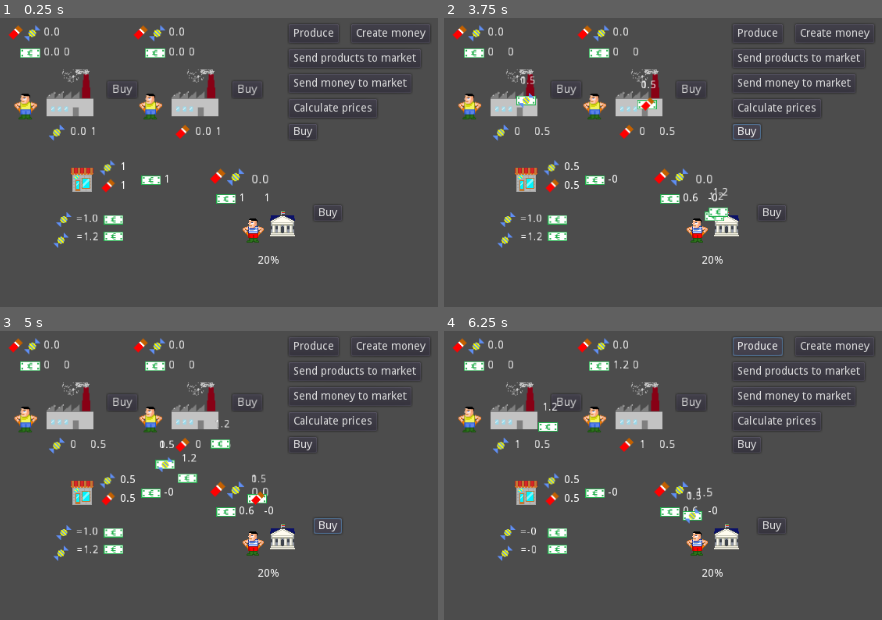
Above: before the commit, frames 1-4 (two rows, left to right).
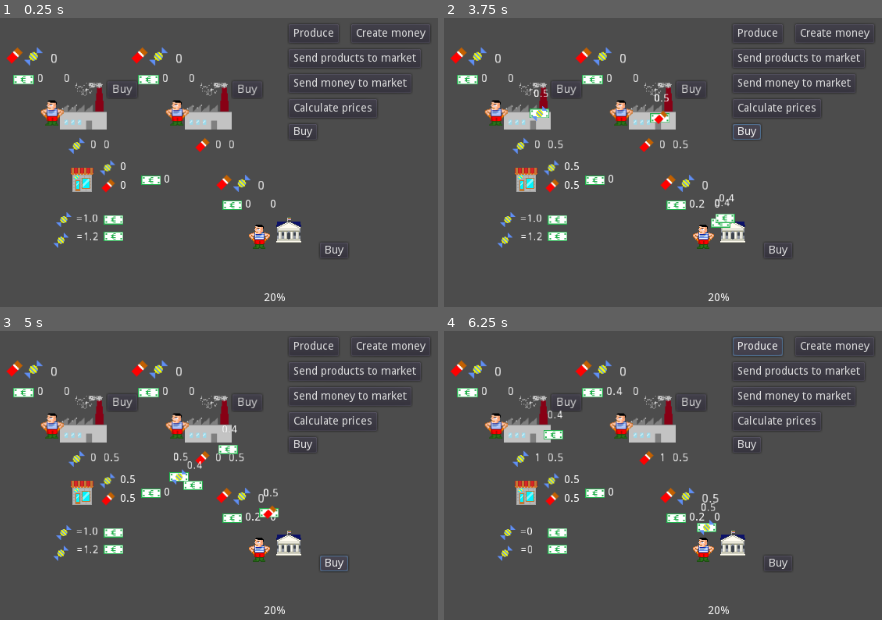
Above: after the commit, the same moments.

Repository: carlostgit/Fiat
Game: Godot game, scene res://Fiat.tscn
Two runs of this game, one before a commit and one after it. Both use one fixed random seed, a clock stepped at 60 frames per second and the inputs below.
Inputs:
- Up to frame 1 (0.25 s): no input
- Up to frame 2 (3.75 s): click "Produce" at 0.5 s; click "Create money" at 1.25 s; click "Send products to market" at 2 s; click "Send money to market" at 2.75 s; click "Buy" at 3.5 s
- Up to frame 3 (5 s): click "Buy" at 4.25 s
- Up to frame 4 (6.25 s): click "Calculate prices" at 5 s; click "Produce" at 5.75 s

The runs differ from the first frame. In frame 1, 8.3% of the frame differs, in the area x 1-79%, y 2-98%; in frame 2, 8.8%; in frame 3, 9.7%, in the area x 1-80%, y 2-98%; in frame 4, 9.0%.

Commit message:
Agrupo caso todo el código de Government y Factory en el script y escena Consumer

Diff:
--- /dev/null
+++ b/Consumer.gd
@@ -0,0 +1,145 @@
+extends Sprite
+
+
+# Declare member variables here. Examples:
+# var a = 2
+# var b = "text"
+
+export(String) var _produced_product_type = "Candy"
+export(Texture) var _product_texture = preload("res://candy_small.png")
+export(String) var _demanded_product_type = "Chocolate"
+
+export(NodePath) var _shop_node_path = "res://Shop.gd"
+export(NodePath) var _government_node_path = "res://Government.gd"
+
+export(float) var _production_rate = 1
+
+var _owned_money:float = 0
+var _money_in_market:float = 0
+var _consumed_products:float = 0
+
+var _owned_products:float = 0
+var _products_in_market:float = 0
+
+
+var _shop:Node = null
+var _government:Node = null
+
+# Called when the node enters the scene tree for the first time.
+func _ready():
+
+	_shop = get_node(_shop_node_path)
+	_government = get_node(_government_node_path)
+
+	set_owned_money(self._owned_money)
+	set_owned_products(self._owned_products)
+	set_products_in_market(self._products_in_market)
+	set_money_in_market(self._money_in_market)
+	set_consumed_products(self._consumed_products)
+	$Product.set_texture(_product_texture)
+
+# Called every frame. 'delta' is the elapsed time since the previous frame.
+#func _process(delta):
+#	pass
+
+#func set_shop(shop_arg:Node):
+#	_shop = shop_arg
+#
+#func set_government(government_arg:Node):
+#	_government = government_arg
+
+func update_produced_product_texture():
+	$Product.set_texture(_product_texture)
+
+func produce():
+	produce_amount(_production_rate)
+
+####
+
+func set_owned_money(amount_arg:float):
+	_owned_money = amount_arg
+	$Bill/OwnedBills.set_text(str(_owned_money))
+
+func send_all_money_to_market():
+	send_money_to_market(_owned_money)
+
+func send_money_to_market(amount_arg:float):
+	var money_in_market:float = _money_in_market
+	var owned_money:float = _owned_money
+	set_money_in_market(money_in_market + amount_arg)
+	set_owned_money(owned_money - amount_arg)
+
+func set_money_in_market(amount_arg:float):
+	_money_in_market = amount_arg
+	$Bill/BillsInMarket.set_text(str(_money_in_market))
+	if (_shop!=null):
+		_shop.update_money_in_market()
+#	emit_signal("signal_money_in_market",_money_in_market,self)
+
+func remove_money_from_market(amount_arg:float):
+	set_money_in_market(_money_in_market-amount_arg)
+
+func get_money_in_market()->float:
+	return _money_in_market
+
+####
+
+func add_consumed_products(amount_arg:float):
+	set_consumed_products(_consumed_products + amount_arg)
+
+func set_consumed_products(amount_arg:float):
+	_consumed_products = amount_arg
+	$ConsumingProducts/OwnedChocolatesAndCandies.set_text(str(amount_arg))
+####
+
+func add_owned_money(amount_arg:float):
+	set_owned_money(self._owned_money + amount_arg)
+
+####
+
+func add_owned_products(amount_arg:float):
+	set_owned_products(_owned_products + amount_arg)
+
+func set_owned_products(amount_arg:float):
+	_owned_products = amount_arg
+	$Product/OwnedProduct.set_text(str(_owned_products))
+
+func produce_amount(amount_arg:float):
+	 set_owned_products(_owned_products+amount_arg)
+
+func empty_owned_products():
+	set_owned_products(0.0)
+
+func send_all_products_to_market():
+	send_products_to_market(_owned_products)
+
+func send_products_to_market(amount_arg:float):
+	set_products_in_market(_products_in_market + amount_arg)
+	set_owned_products(_owned_products - amount_arg)
+
+func get_products_in_market() -> float:
+	return _products_in_market
+
+func get_chocolates_in_market()->float:
+	if(self._produced_product_type=="Candy"):
+		return 0.0
+	else:
+		return get_products_in_market()
+
+func get_candies_in_market()->float:
+	if(self._produced_product_type=="Candy"):
+		return get_products_in_market()
+	else:
+		return 0.0
+
+func set_products_in_market(amount_arg:float):
+	_products_in_market = amount_arg
+	$Product/ProductsInMarket.set_text(str(_products_in_market))
+	if (_shop!=null):
+		if ("Candy"==_produced_product_type):
+			self._shop.update_candies_in_market()
+		else:
+			self._shop.update_chocolate_in_market()
+
+func remove_products_from_market(amount_arg:float):
+	set_products_in_market(_products_in_market-amount_arg)
--- /dev/null
+++ b/Consumer.tscn
@@ -0,0 +1,80 @@
+[gd_scene load_steps=7 format=2]
+
+[ext_resource path="res://bill.png" type="Texture" id=1]
+[ext_resource path="res://slacker_french.png" type="Texture" id=2]
+[ext_resource path="res://chocolate_candy.png" type="Texture" id=3]
+[ext_resource path="res://government.png" type="Texture" id=4]
+[ext_resource path="res://Consumer.gd" type="Script" id=5]
+[ext_resource path="res://candy_small.png" type="Texture" id=6]
+
+[node name="Consumer" type="Sprite"]
+position = Vector2( 16, 16 )
+texture = ExtResource( 4 )
+script = ExtResource( 5 )
+
+[node name="ConsumingProducts" type="Sprite" parent="."]
+position = Vector2( -72, -60 )
+scale = Vector2( 1.14286, 1.14286 )
+texture = ExtResource( 3 )
+
+[node name="OwnedChocolatesAndCandies" type="Label" parent="ConsumingProducts"]
+margin_left = 28.0
+margin_top = -3.5
+margin_right = 56.0
+margin_bottom = 10.5
+text = "0.0"
+__meta__ = {
+"_edit_use_anchors_": false
+}
+
+[node name="Bill" type="Sprite" parent="."]
+position = Vector2( -72, -32 )
+texture = ExtResource( 1 )
+
+[node name="OwnedBills" type="Label" parent="Bill"]
+margin_left = 16.0
+margin_top = -8.0
+margin_right = 40.0
+margin_bottom = 8.0
+text = "0.0"
+__meta__ = {
+"_edit_use_anchors_": false
+}
+
+[node name="BillsInMarket" type="Label" parent="Bill"]
+margin_left = 48.0
+margin_top = -8.0
+margin_right = 73.0
+margin_bottom = 6.0
+text = "-0.0"
+__meta__ = {
+"_edit_use_anchors_": false
+}
+
+[node name="Person" type="Sprite" parent="."]
+position = Vector2( -40, 8 )
+texture = ExtResource( 2 )
+
+[node name="Product" type="Sprite" parent="."]
+position = Vector2( -8, 48 )
+texture = ExtResource( 6 )
+
+[node name="OwnedProduct" type="Label" parent="Product"]
+margin_left = 16.0
+margin_top = -8.0
+margin_right = 40.0
+margin_bottom = 8.0
+text = "0"
+__meta__ = {
+"_edit_use_anchors_": false
+}
+
+[node name="ProductsInMarket" type="Label" parent="Product"]
+margin_left = 32.0
+margin_top = -8.0
+margin_right = 56.0
+margin_bottom = 8.0
+text = "-0"
+__meta__ = {
+"_edit_use_anchors_": false
+}
--- a/Factory.gd
+++ b/Factory.gd
@@ -1,212 +1,67 @@
-extends Sprite
+extends Node2D
 
 # Declare member variables here. Examples:
 # var a = 2
 # var b = "text"
 
-export(String) var _product_type = "Candy"
-export(Texture) var _product_texture
-export(NodePath) var _shop_node_path
+export(NodePath) var _shop_node_path = "res://Shop.gd"
+export(NodePath) var _government_node_path = "res://Government.gd"
 
-var _production_rate = 1
-
-var _owned_products:float = 0
-var _products_in_market:float = 1
-var _owned_money:float = 0
-var _money_in_market:float = 0
-var _consumed_products:float = 0
-
-var _shop:Node = null
-
-#signal signal_candies_in_market(amount, factory)
-#signal signal_chocolates_in_market(amount, factory)
-#signal signal_money_in_market(amount, factory)
-#signal signal_money_to_government(amount,factory)
-
-
-
-#var _product_price = 1
-#var _tax_rate = 0.2
+export(String) var _produced_product_type = "Candy"
+export(Texture) var _product_texture = preload("res://candy_small.png")
+export(String) var _demanded_product_type = "Chocolate"
 
 # Called when the node enters the scene tree for the first time.
 func _ready():
-	_shop = get_node(_shop_node_path)
-	set_products_in_market(self._products_in_market)
-	set_money_in_market(self._money_in_market)
-	$Product.set_texture(_product_texture)
 
-#	pass # Replace with function body.
+	$Consumer._produced_product_type = _produced_product_type
+	$Consumer._demanded_product_type = _demanded_product_type
+	$Consumer._product_texture = _product_texture
 
+	$Consumer._shop = get_node(_shop_node_path)
+	$Consumer._government = get_node(_government_node_path)
 
+#	$Consumer.set_shop(get_node(_shop_node_path))
+#	$Consumer.set_government(get_node(_government_node_path))
+#
+	$Consumer.update_produced_product_texture()
 # Called every frame. 'delta' is the elapsed time since the previous frame.
 #func _process(delta):
 #	pass
 
-####
-
-func produce():
-	produce_amount(_production_rate)
-
+func get_consumer() -> Node:
+	return $Consumer
 ####
 
 func buy():
 
-#	update_product_price()
-#	var products_in_market = _products_in_market
-#	var value_of_products_in_market = Globals._product_price*products_in_market
-#	var money_for_taxes_in_products_sold = value_of_products_in_market*Globals._tax_rate
-#	var money_obtained_from_products = value_of_products_in_market - money_for_taxes_in_products_sold
-#
-	var money_in_market = _money_in_market
-#	var money_for_taxes_in_products_bought = money_in_market*Globals._tax_rate
-#	var amount_of_product_money_can_buy = money_in_market/Globals._product_price
-##
-#	#todo: set money obtained from products
-#	add_owned_money(money_obtained_from_products)
-#	remove_products_from_market(_products_in_market)
-#
-#	add_consumed_products(amount_of_product_money_can_buy)
-#	remove_money_from_market(money_in_market)
-#	send_money_to_government(money_for_taxes_in_products_bought)
-#
+	var money_in_market = $Consumer._money_in_market
 
-#	var money_in_market:float = _money_in_market
-	if(self._product_type=="Candy"):
-		_shop.buy_chocolates(money_in_market,self)
+	if($Consumer._demanded_product_type=="Candy"):
+		$Consumer._shop.buy_candies(money_in_market,$Consumer)
 	else:
-		_shop.buy_candies(money_in_market,self)
-
+		$Consumer._shop.buy_chocolates(money_in_market,$Consumer)
 
 ####
 
 func get_total_value_in_market():
-	var value_of_products_in_market = Globals._product_price*_products_in_market
-	var total_value_in_market = value_of_products_in_market + _money_in_market
+	var value_of_products_in_market = Globals._product_price*$Consumer._products_in_market
+	var total_value_in_market = value_of_products_in_market + $Consumer._money_in_market
 	return total_value_in_market
 
 ####
 
-#func update_product_price():
-#	#TODO
-#	pass
-
-####
-
-func add_owned_products(amount_arg:float):
-	set_owned_products(_owned_products + amount_arg)
-
-func set_owned_products(amount_arg:float):
-	_owned_products = amount_arg
-	$Product/OwnedProduct.set_text(str(_owned_products))
-
-func produce_amount(amount_arg:float):
-	 set_owned_products(_owned_products+amount_arg)
-
-func empty_owned_products():
-	set_owned_products(0.0)
-####
-
-func send_all_products_to_market():
-	send_products_to_market(_owned_products)
-
-func send_products_to_market(amount_arg:float):
-	set_products_in_market(_products_in_market + amount_arg)
-	set_owned_products(_owned_products - amount_arg)
-
-func get_products_in_market() -> float:
-	return _products_in_market
-
-func get_chocolates_in_market()->float:
-	if(self._product_type=="Candy"):
-		return 0.0
-	else:
-		return get_products_in_market()
-
-func get_candies_in_market()->float:
-	if(self._product_type=="Candy"):
-		return get_products_in_market()
-	else:
-		return 0.0
-
-func set_products_in_market(amount_arg:float):
-	_products_in_market = amount_arg
-	$Product/ProductsInMarket.set_text(str(_products_in_market))
-	if ("Candy"==_product_type):
-		self._shop.update_candies_in_market()
-#		emit_signal("signal_candies_in_market",_products_in_market,self)
-	else:
-		self._shop.update_chocolate_in_market()
-#		emit_signal("signal_chocolates_in_market",_products_in_market,self)
-#func empty_products_in_market():
-#	set_products_in_market(0.0)
-
-func remove_products_from_market(amount_arg:float):
-	set_products_in_market(_products_in_market-amount_arg)
-####
-
-func send_all_money_to_market():
-	send_money_to_market(_owned_money)
-
-func send_money_to_market(amount_arg:float):
-	var money_in_market:float = _money_in_market
-	var owned_money:float = _owned_money
-	set_money_in_market(money_in_market + amount_arg)
-	set_owned_money(owned_money - amount_arg)
-
-func set_money_in_market(amount_arg:float):
-	_money_in_market = amount_arg
-	$Bill/BillsInMarket.set_text(str(_money_in_market))
-	self._shop.update_money_in_market()
-#	emit_signal("signal_money_in_market",_money_in_market,self)
-
-func remove_money_from_market(amount_arg:float):
-	set_money_in_market(_money_in_market-amount_arg)
-
-func empty_money_in_market():
-	set_products_in_market(0.0)
-
-func get_money_in_market()->float:
-	return _money_in_market
-####
-
-
-func add_owned_money(amount_arg:float):
-	set_owned_money(_owned_money + amount_arg)
-
-func set_owned_money(amount_arg:float):
-	_owned_money = amount_arg
-	$Bill/OwnedBills.set_text(str(_owned_money))
-
-####
-
-#func send_money_to_government(amount_arg:float):
-##	emit_signal("signal_money_to_government",amount_arg,self)
-##	_shop.send_money_to_government(amount_arg)
-#	_shop.transfer_money(amount_arg,self,self._government)
-
-####
-
-func add_consumed_products(amount_arg:float):
-	set_consumed_products(_consumed_products + amount_arg)
-
-func set_consumed_products(amount_arg:float):
-	_consumed_products = amount_arg
-	$ConsumingProduct/OwnedChocolatesAndCandies.set_text(str(amount_arg))
-
-####
-
 func _on_ProduceButton_pressed():
-	produce()
+	$Consumer.produce()
 #	pass # Replace with function body.
 
 func _on_SendProductsToMarketButton_pressed():
-	send_all_products_to_market()
+	$Consumer.send_all_products_to_market()
 #	pass # Replace with function body.
 
 func _on_SendMoneyToMarketButton_pressed():
-	send_all_money_to_market()
+	$Consumer.send_all_money_to_market()
 #	pass # Replace with function body.
 
 func _on_BuyButton_pressed():
 	buy()
-#	pass # Replace with function body.
--- a/Factory.tscn
+++ b/Factory.tscn
@@ -1,84 +1,13 @@
-[gd_scene load_steps=7 format=2]
+[gd_scene load_steps=4 format=2]
 
-[ext_resource path="res://bill.png" type="Texture" id=1]
+[ext_resource path="res://Consumer.tscn" type="PackedScene" id=1]
 [ext_resource path="res://factory.png" type="Texture" id=2]
-[ext_resource path="res://Slacker.png" type="Texture" id=3]
-[ext_resource path="res://chocolate_candy.png" type="Texture" id=4]
-[ext_resource path="res://candy_small.png" type="Texture" id=5]
 [ext_resource path="res://Factory.gd" type="Script" id=6]
 
-[node name="Factory" type="Sprite"]
+[node name="Factory" type="Node2D"]
 position = Vector2( 161.75, 97.75 )
 scale = Vector2( 1.0614, 1.0614 )
-texture = ExtResource( 2 )
 script = ExtResource( 6 )
-_product_texture = ExtResource( 5 )
-
-[node name="ConsumingProduct" type="Sprite" parent="."]
-position = Vector2( -56, -72 )
-texture = ExtResource( 4 )
-
-[node name="OwnedChocolatesAndCandies" type="Label" parent="ConsumingProduct"]
-margin_left = 24.0
-margin_top = -8.0
-margin_right = 51.0
-margin_bottom = 6.0
-text = "0.0"
-__meta__ = {
-"_edit_use_anchors_": false
-}
-
-[node name="Bill" type="Sprite" parent="."]
-position = Vector2( -48, -48 )
-texture = ExtResource( 1 )
-
-[node name="OwnedBills" type="Label" parent="Bill"]
-margin_left = 16.0
-margin_top = -8.0
-margin_right = 43.0
-margin_bottom = 6.0
-text = "0.0"
-__meta__ = {
-"_edit_use_anchors_": false
-}
-
-[node name="BillsInMarket" type="Label" parent="Bill"]
-margin_left = 40.0
-margin_top = -8.0
-margin_right = 67.0
-margin_bottom = 6.0
-text = "-0.0"
-__meta__ = {
-"_edit_use_anchors_": false
-}
-
-[node name="Worker" type="Sprite" parent="."]
-position = Vector2( -56, 16 )
-texture = ExtResource( 3 )
-
-[node name="Product" type="Sprite" parent="."]
-position = Vector2( -16, 48 )
-texture = ExtResource( 5 )
-
-[node name="OwnedProduct" type="Label" parent="Product"]
-margin_left = 16.0
-margin_top = -8.0
-margin_right = 42.0
-margin_bottom = 11.0
-text = "0.0"
-__meta__ = {
-"_edit_use_anchors_": false
-}
-
-[node name="ProductsInMarket" type="Label" parent="Product"]
-margin_left = 40.0
-margin_top = -8.0
-margin_right = 66.0
-margin_bottom = 11.0
-text = "-0.0"
-__meta__ = {
-"_edit_use_anchors_": false
-}
 
 [node name="BuyButton" type="Button" parent="."]
 margin_left = 45.0
@@ -89,4 +18,7 @@
 __meta__ = {
 "_edit_use_anchors_": false
 }
+
+[node name="Consumer" parent="." instance=ExtResource( 1 )]
+texture = ExtResource( 2 )
 [connection signal="pressed" from="BuyButton" to="." method="_on_BuyButton_pressed"]
--- a/Fiat.tscn
+++ b/Fiat.tscn
@@ -1,16 +1,14 @@
-[gd_scene load_steps=12 format=2]
+[gd_scene load_steps=10 format=2]
 
 [ext_resource path="res://Factory.tscn" type="PackedScene" id=1]
 [ext_resource path="res://Shop.gd" type="Script" id=2]
 [ext_resource path="res://candy_small.png" type="Texture" id=3]
 [ext_resource path="res://bill.png" type="Texture" id=4]
-[ext_resource path="res://chocolate_candy.png" type="Texture" id=5]
 [ext_resource path="res://shop.png" type="Texture" id=6]
-[ext_resource path="res://slacker_french.png" type="Texture" id=7]
-[ext_resource path="res://government.png" type="Texture" id=8]
 [ext_resource path="res://chocolate_small.png" type="Texture" id=9]
 [ext_resource path="res://Government.gd" type="Script" id=10]
 [ext_resource path="res://Globals.gd" type="Script" id=11]
+[ext_resource path="res://Consumer.tscn" type="PackedScene" id=12]
 
 [node name="Fiat" type="Node2D"]
 
@@ -77,12 +75,15 @@
 [node name="Factory" parent="." instance=ExtResource( 1 )]
 position = Vector2( 96, 96 )
 _shop_node_path = NodePath("../Shop")
+_government_node_path = NodePath("../Government")
 
 [node name="Factory2" parent="." instance=ExtResource( 1 )]
 position = Vector2( 256, 96 )
-_product_type = "Chocolate"
+_shop_node_path = NodePath("../Shop")
+_government_node_path = NodePath("../Government")
+_produced_product_type = "Chocolate"
 _product_texture = ExtResource( 9 )
-_shop_node_path = NodePath("../Shop")
+_demanded_product_type = "Candy"
 
 [node name="Shop" type="Sprite" parent="."]
 position = Vector2( 112, 208 )
@@ -192,54 +193,15 @@
 "_edit_use_anchors_": false
 }
 
-[node name="Government" type="Sprite" parent="."]
-position = Vector2( 368, 264 )
-texture = ExtResource( 8 )
+[node name="Government" type="Node2D" parent="."]
+position = Vector2( 376, 312 )
 script = ExtResource( 10 )
-_shop_node_path = NodePath("../Shop")
-
-[node name="ConsumingProducts" type="Sprite" parent="Government"]
-position = Vector2( -72, -60 )
-scale = Vector2( 1.14286, 1.14286 )
-texture = ExtResource( 5 )
-
-[node name="OwnedChocolatesAndCandies" type="Label" parent="Government/ConsumingProducts"]
-margin_left = 28.0
-margin_top = -3.5
-margin_right = 56.0
-margin_bottom = 10.5
-text = "0.0"
-__meta__ = {
-"_edit_use_anchors_": false
-}
-
-[node name="Bill" type="Sprite" parent="Government"]
-position = Vector2( -72, -32 )
-texture = ExtResource( 4 )
-
-[node name="OwnedBills" type="Label" parent="Government/Bill"]
-margin_left = 16.0
-margin_top = -8.0
-margin_right = 40.0
-margin_bottom = 8.0
-text = "0.0"
-__meta__ = {
-"_edit_use_anchors_": false
-}
-
-[node name="BillsInMarket" type="Label" parent="Government/Bill"]
-margin_left = 48.0
-margin_top = -8.0
-margin_right = 73.0
-margin_bottom = 6.0
-text = "-0.0"
-__meta__ = {
-"_edit_use_anchors_": false
-}
-
-[node name="CivilServant" type="Sprite" parent="Government"]
-position = Vector2( -40, 8 )
-texture = ExtResource( 7 )
+
+[node name="Consumer" parent="Government" instance=ExtResource( 12 )]
+position = Vector2( 0, -40 )
+_shop_node_path = NodePath("../../Shop")
+_government_node_path = NodePath("..")
+_production_rate = 0.0
 
 [node name="TaxRate" type="Label" parent="Government"]
 margin_left = -32.0
--- a/Government.gd
+++ b/Government.gd
@@ -1,40 +1,14 @@
-extends Sprite
-
+extends Node2D
 
 # Declare member variables here. Examples:
 # var a = 2
 # var b = "text"
 
-#export(NodePath) var _factory_node_path_1
-#export(NodePath) var _factory_node_path_2
-export(NodePath) var _shop_node_path
-
-var _owned_money:float = 1
-var _money_in_market:float = 1
-var _consumed_products:float = 0
-
-var _shop:Node = null
-#var _product_price = 1
-#var _tax_rate = 0.2
-
-#signal signal_remove_products_from_market(amount,government)
-#signal signal_money_in_market(amount,government)
 # Called when the node enters the scene tree for the first time.
 func _ready():
-#	var factory1 = get_node(_factory_node_path_1)
-#	factory1.connect("signal_money_to_government",self,"on_money_to_government")
-##	pass # Replace with function body.
-#	var factory2 = get_node(_factory_node_path_2)
-#	factory2.connect("signal_money_to_government",self,"on_money_to_government")
-#	pass # Replace with function body.
-
-	_shop = get_node(_shop_node_path)
-
-#	pass # Replace with function body.
-
-
-	set_owned_money(self._owned_money)
-	set_money_in_market(self._money_in_market)
+	$Consumer._production_rate = 0
+	$Consumer/Product.hide()
+	pass # Replace with function body.
 
 # Called every frame. 'delta' is the elapsed time since the previous frame.
 #func _process(delta):
@@ -42,102 +16,29 @@
 
 ####
 
-func on_money_to_government(amount_arg:float, factory_arg):
-	set_owned_money(_owned_money+amount_arg)
-
-func set_owned_money(amount_arg:float):
-	_owned_money = amount_arg
-	$Bill/OwnedBills.set_text(str(_owned_money))
-
-####
-
-func send_all_money_to_market():
-	send_money_to_market(_owned_money)
-
-func send_money_to_market(amount_arg:float):
-	var money_in_market:float = _money_in_market
-	var owned_money:float = _owned_money
-	set_money_in_market(money_in_market + amount_arg)
-	set_owned_money(owned_money - amount_arg)
-
-func set_money_in_market(amount_arg:float):
-	_money_in_market = amount_arg
-	$Bill/BillsInMarket.set_text(str(_money_in_market))
-	_shop.update_money_in_market()
-#	emit_signal("signal_money_in_market",_money_in_market,self)
-
-func remove_money_from_market(amount_arg:float):
-	set_money_in_market(_money_in_market-amount_arg)
-
-func get_money_in_market()->float:
-	return _money_in_market
-
-####
-
-func remove_products_from_market(amount_arg:float):
-	pass
-#	emit_signal("signal_remove_products_from_market", amount_arg,self)
-#	set_products_in_market(_products_in_market-amount_arg)
-
-func get_products_in_market()->float:
-	return 0.0
-
-func get_chocolates_in_market()->float:
-	return 0.0
-
-func get_candies_in_market()->float:
-	return 0.0
-
-####
-
-
-func add_consumed_products(amount_arg:float):
-	set_consumed_products(_consumed_products + amount_arg)
-
-func set_consumed_products(amount_arg:float):
-	_consumed_products = amount_arg
-	$ConsumingProducts/OwnedChocolatesAndCandies.set_text(str(amount_arg))
-####
-
-func _on_SendMoneyToMarketButton_pressed():
-	send_all_money_to_market()
-#	pass # Replace with function body.
-
-####
+func get_consumer() -> Node:
+	return $Consumer
 
 func buy():
 
-#	var money_in_market = _money_in_market
-#	var money_for_taxes_in_products_bought = money_in_market*Globals._tax_rate
-#	var amount_of_product_bought = money_in_market/Globals._product_price
-#
-#	#todo: set amount of products bought
-#	add_consumed_products(amount_of_product_bought)
-#	remove_money_from_market(_money_in_market)
-#	send_money_to_government(money_for_taxes_in_products_bought)
-	var money_in_market:float = _money_in_market
-	_shop.buy_candies(money_in_market/2,self)
-	_shop.buy_chocolates(money_in_market/2,self)
+	var money_in_market:float = $Consumer._money_in_market
+	$Consumer._shop.buy_candies(money_in_market/2,$Consumer)
+	$Consumer._shop.buy_chocolates(money_in_market/2,$Consumer)
 
 func _on_BuyButton_pressed():
 	buy()
-
-#	pass # Replace with function body.
-
-####
-func send_money_to_government(amount_arg:float):
-	set_owned_money(_owned_money+amount_arg)
-
-
-func add_owned_money(amount_arg:float):
-	set_owned_money(self._owned_money + amount_arg)
+#
+#func send_money_to_government(amount_arg:float):
+#	$Consumer.set_owned_money($Consumer._owned_money+amount_arg)
 
 func _on_CreateMoney_pressed():
 	var param_amount_to_add:float = 1
-	add_owned_money(param_amount_to_add)
+	$Consumer.add_owned_money(param_amount_to_add)
 
 func _on_Buy_pressed():
-	var money_in_market:float = _money_in_market
-	_shop.buy_candies(money_in_market/2,self)
-	_shop.buy_chocolates(money_in_market/2,self)
-#	pass # Replace with function body.
+	var money_in_market:float = $Consumer._money_in_market
+	$Consumer._shop.buy_candies(money_in_market/2,$Consumer)
+	$Consumer._shop.buy_chocolates(money_in_market/2,$Consumer)
+
+func _on_SendMoneyToMarketButton_pressed():
+	$Consumer.send_all_money_to_market()
--- a/MovingProduct.gd
+++ b/MovingProduct.gd
@@ -22,11 +22,11 @@
 # Called every frame. 'delta' is the elapsed time since the previous frame.
 func _process(delta):
 	if (_origin!=null and _destiny!=null):
-		var current_pos:Vector2 = self.get_position()
+		var current_pos:Vector2 = self.get_global_position()
 		var param_speed = 100.0
-		var destiny_pos = _destiny.get_position()
+		var destiny_pos = _destiny.get_global_position()
 		var advance = param_speed*(current_pos.direction_to(destiny_pos).normalized())*delta
-		self.set_position(current_pos+advance)
+		self.set_global_position(current_pos+advance)
 
 		if (current_pos.distance_to(destiny_pos)<1.0):
 			destination_arrived()
@@ -47,7 +47,7 @@
 
 	$Sprite/Label.set_text(str(amount_arg))
 
-	self.set_position(origin_arg.get_position())
+	self.set_global_position(origin_arg.get_global_position())
 
 func destination_arrived():
 	if (_product_type == "Candy" or _product_type == "Chocolate"):
--- a/Shop.gd
+++ b/Shop.gd
@@ -35,11 +35,11 @@
 	government.connect("signal_remove_products_from_market",self, "on_remove_products_from_market")
 	government.connect("signal_money_in_market",self,"on_money_in_market")
 
-	_person_array.append(factory1)
-	_person_array.append(factory2)
-	_person_array.append(government)
-
-	_government = government
+	_person_array.append(factory1.get_consumer())
+	_person_array.append(factory2.get_consumer())
+	_person_array.append(government.get_consumer())
+
+	_government = government.get_consumer()
 
 	self.update_candies_in_market()
 	self.update_chocolate_in_market()
